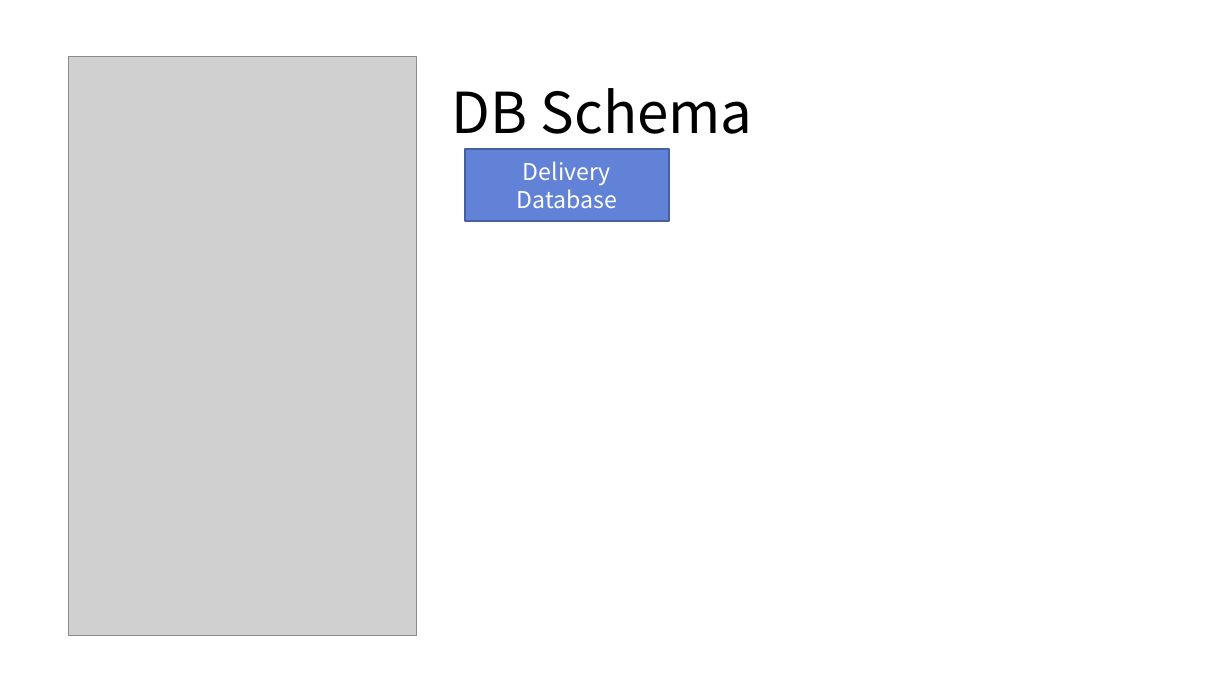
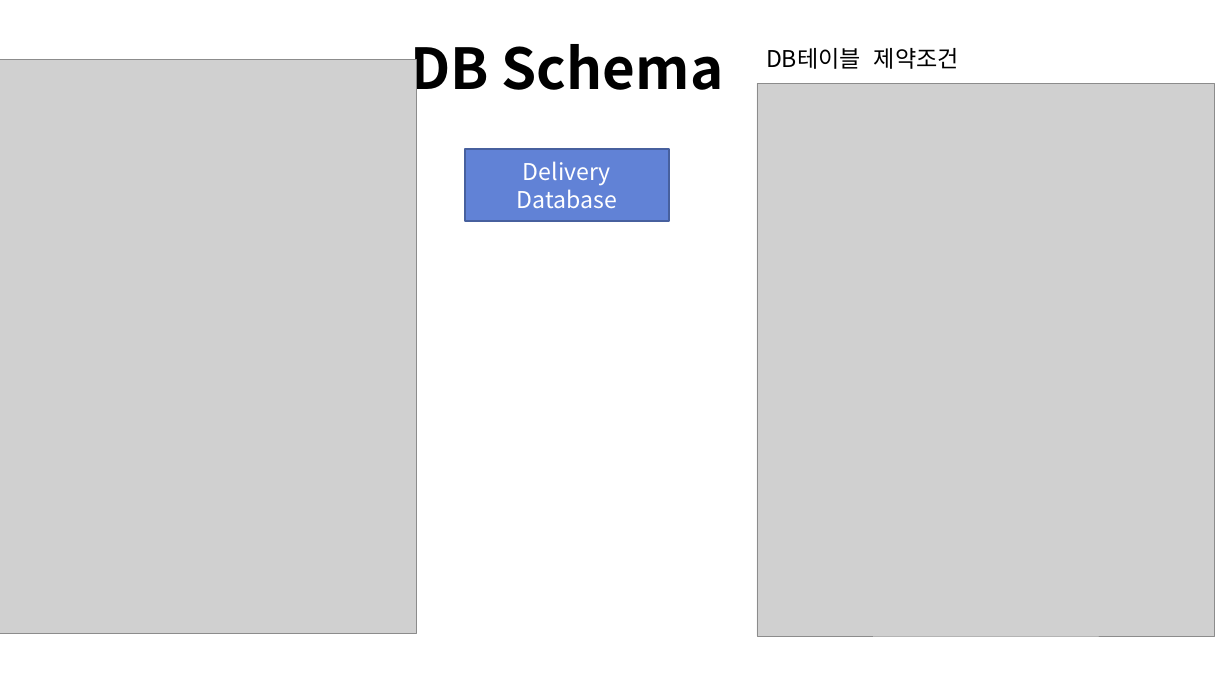
Before and after one commit to ian1321/SwingProject, a slide deck: slide 4 of 배달 주문 시스템.pptx (slide 7 before the commit). Drawn at 1232x693 pixels with LibreOffice and Linux fonts; fonts in the diff are those of the drawing; grey boxes stand for pictures. Boxes give left, top, right and bottom in pixels: in the first picture for what was removed or moved away, otherwise in the second. Text is boxed around its words. In the diff, an @@ line names an element or a change of style, - is before the commit and + after.

```diff
--- a/배달 주문 시스템.pptx
+++ b/배달 주문 시스템.pptx
@@ title "DB Schema": place and size @@
-title "DB Schema" at [452,88,753,134]
+title "DB Schema" at [410,44,724,104]
@@ title "DB Schema" at [410,44,724,104]: bold on @@
@@ picture: place and size @@
-picture at [68,57,417,637]
+picture at [0,59,416,634]
@@ text added at [766,48,959,69], 18 pt, text #000000 @@
+DB테이블 제약조건
@@ picture added at [757,83,1214,636] @@
```
Also in this commit, not shown: 3 other slides changed, 1 slide added, 4 slides removed.
